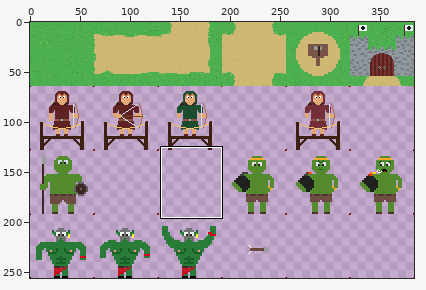
Edited in one commit: sprite sheet (Tower_defense/Rescources/Atlas_4T_64.png). Above: a wide view before the commit, with the close-up outlined.
Close-up. Before the edit:
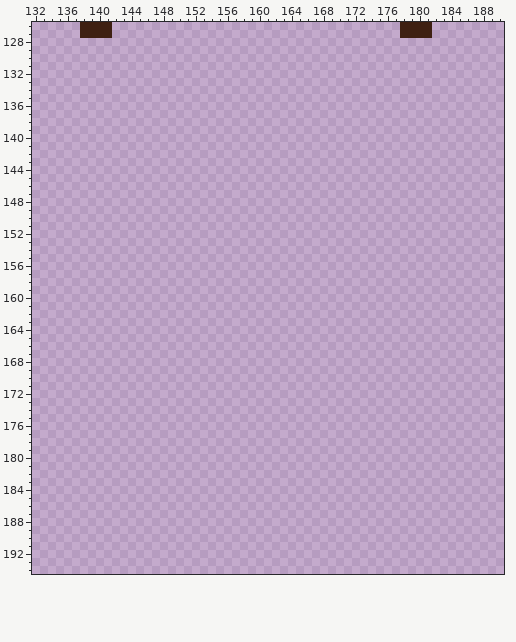
The file is 384x256 pixels. Colours within 5 levels of each other are drawn and written as one. Shown: x 132..190, y 126..194. The commit also changed other parts of the picture, which this record leaves out.
After:
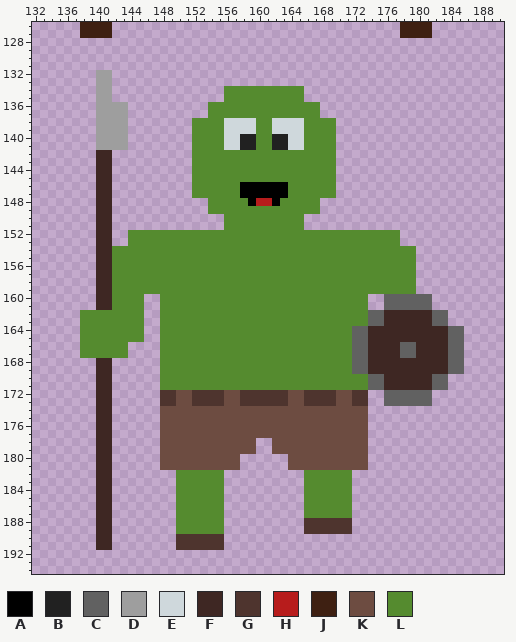
Palette (. is transparent): A #000000  B #212121  C #616161  D #9e9e9e  E #cfd8dc  F #3e2723  G #4e342e  H #b71c1c  J #3e2012  K #6d4c41  L #558b2f
Diff:
The edit adds colour A in rows 146 to 147 at x 158 to 163; in row 148 at x 159 and 162.
The edit adds colour B in rows 140 to 141 at x 158 to 159 and 162 to 163.
The edit adds colour C in rows 160 to 161 at x 176 to 181; in rows 162 to 163 at x 174 to 175 and 182 to 183; in rows 164 to 165 at x 172 to 173 and 184 to 185; in rows 166 to 167 at x 172 to 173, 178 to 179 and 184 to 185; in rows 168 to 169 at x 172 to 173 and 184 to 185; in rows 170 to 171 at x 174 to 175 and 182 to 183.
The edit adds colour C in rows 172 to 173 at x 176 to 181.
The edit adds colour D in rows 132 to 135 at x 140 to 141; in rows 136 to 141 at x 140 to 143.
The edit adds colour E in rows 138 to 139 at x 156 to 159 and 162 to 165; in rows 140 to 141 at x 156 to 157 and 164 to 165.
The edit adds colour F in rows 142 to 161 at x 140 to 141; in rows 162 to 163 at x 176 to 181; in rows 164 to 165 at x 174 to 183; in rows 166 to 167 at x 174 to 177 and 180 to 183; in rows 168 to 169 at x 140 to 141 and 174 to 183; in rows 170 to 171 at x 140 to 141 and 176 to 181.
The edit adds colour F in rows 172 to 191 at x 140 to 141.
The edit adds colour G in rows 172 to 173 at x 148 to 149, 152 to 155, 158 to 163, 166 to 169 and 172 to 173; in rows 188 to 189 at x 166 to 171; in rows 190 to 191 at x 150 to 155.
The edit adds colour H in row 148 at x 160 to 161.
The edit adds colour K in rows 172 to 173 at x 150 to 151, 156 to 157, 164 to 165 and 170 to 171; in rows 174 to 177 at x 148 to 173; in rows 178 to 179 at x 148 to 159 and 162 to 173; in rows 180 to 181 at x 148 to 157 and 164 to 173.
The edit adds colour L in rows 134 to 135 at x 156 to 165; in rows 136 to 137 at x 154 to 167; in rows 138 to 141 at x 152 to 155, 160 to 161 and 166 to 169; in rows 142 to 145 at x 152 to 169; in rows 146 to 147 at x 152 to 157 and 164 to 169; in row 148 at x 154 to 158 and 163 to 167.
The edit adds colour L in row 149 at x 154 to 167; in rows 150 to 151 at x 156 to 165; in rows 152 to 153 at x 144 to 177; in rows 154 to 159 at x 142 to 179; in rows 160 to 161 at x 142 to 145 and 148 to 173; in rows 162 to 163 at x 138 to 145 and 148 to 173.
The edit adds colour L in rows 164 to 165 at x 138 to 145 and 148 to 171; in rows 166 to 167 at x 138 to 143 and 148 to 171; in rows 168 to 169 at x 148 to 171; in rows 170 to 171 at x 148 to 173; in rows 182 to 187 at x 150 to 155 and 166 to 171; in rows 188 to 189 at x 150 to 155.
